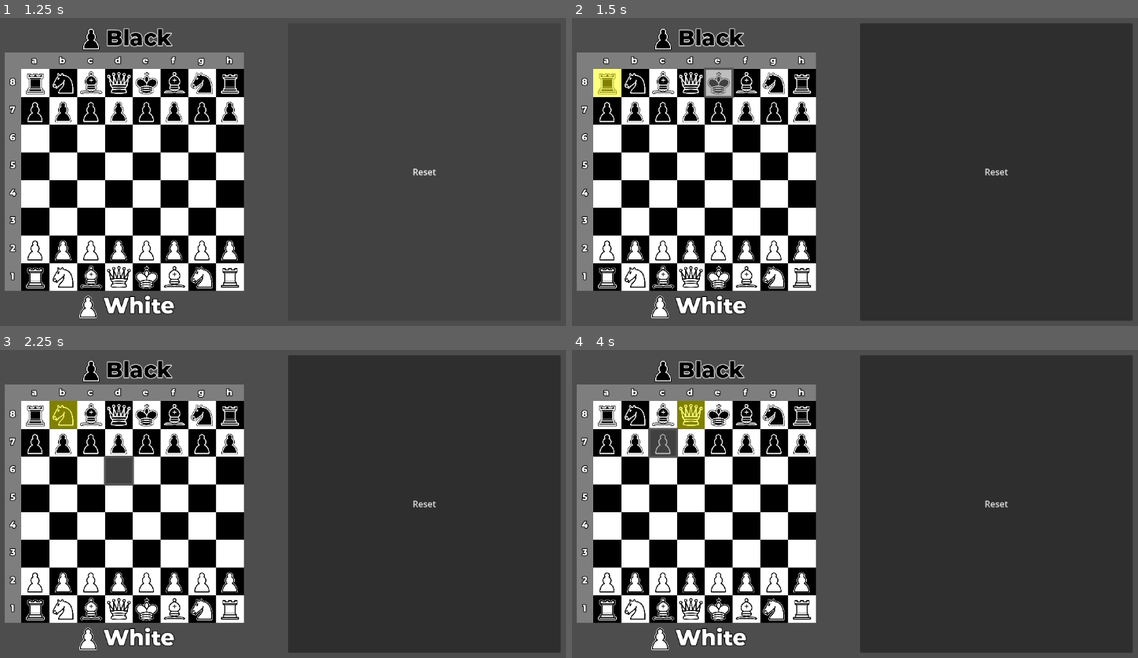
Above: before the commit, frames 1-4 (two rows, left to right).
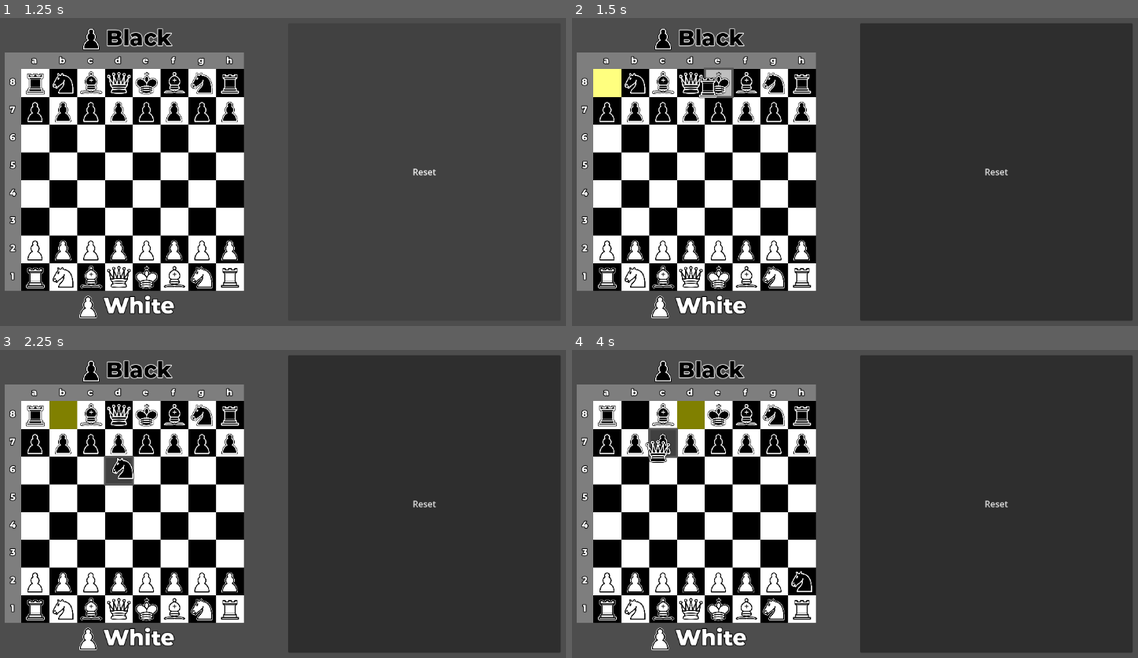
Above: after the commit, the same moments.

Repository: libardia/godot-dumb-chess
Game: Godot game, scene res://scenes/main/main.tscn
Two runs of this game, one before a commit and one after it. Both use one fixed random seed, a clock stepped at 60 frames per second and the inputs below.
Inputs (mouse positions are in pixels of both pictures, inside the frame that each line leads up to):
- Up to frame 1 (1.25 s): click "Reset" at 0.5 s
- Up to frame 2 (1.5 s): drag from (605, 82) to (911, 95) at 1.27 s
- Up to frame 3 (2.25 s): drag from (62, 414) to (243, 574) at 2.02 s
- Up to frame 4 (4 s): move the mouse to (662, 414) at 2.77 s; click (662, 414) at 2.85 s; drag from (690, 414) to (656, 451) at 3.52 s

Frame 1 is identical in both runs. In frame 2, 0.4% of the frame differs, in the area x 4-28%, y 17-27%; in frame 3, 0.3%; in frame 4, 0.6%, in the area x 9-43%, y 17-79%.

Commit message:
move pieces

Diff:
--- /dev/null
+++ b/global/board_data.gd
@@ -0,0 +1,14 @@
+extends Node
+
+
+signal square_size_changed
+
+
+var square_size: Vector2:
+    set(value):
+        square_size = value
+        square_size_changed.emit()
+
+var cursor_follow: PieceDragProxy
+
+var hovered_square: Square
--- a/global/piece_data.gd
+++ /dev/null
@@ -1,5 +0,0 @@
-class_name PieceData
-
-
-enum Side { WHITE, BLACK }
-enum Type { KING,  QUEEN, BISHOP, KNIGHT, ROOK, PAWN }
--- a/obj/board/board.gd
+++ b/obj/board/board.gd
@@ -2,7 +2,7 @@
 extends Container
 
 
-enum ChessCoord {
+enum Coord {
     A8, B8, C8, D8, E8, F8, G8, H8,
     A7, B7, C7, D7, E7, F7, G7, H7,
     A6, B6, C6, D6, E6, F6, G6, H6,
@@ -12,49 +12,57 @@
     A2, B2, C2, D2, E2, F2, G2, H2,
     A1, B1, C1, D1, E1, F1, G1, H1,
 }
-enum MoveError {
-    OK,
-    NO_MOVE, CAPTURE_OWN_COLOR
-}
 
 
-var _init_setup: Dictionary[ChessCoord, String]
+var _init_setup: Dictionary[Coord, String]
 var squares: Array[Square]
 
 
 func _ready() -> void:
-    squares.assign(%BoardSquares.get_children())
+    var board_squares: GridContainer = %BoardSquares
+    squares.assign(board_squares.get_children())
+    board_squares.mouse_exited.connect(func() -> void:
+        BoardData.hovered_square = null
+    )
     for i in squares.size():
-        var c := i as ChessCoord
+        var c := i as Coord
         var sq := squares[i]
         sq.board = self
-        if sq.piece:
-            _init_setup[c] = sq.piece.scene_file_path
-    #resized.connect(func() -> void: squares[0].size)
+        if sq.held:
+            _init_setup[c] = sq.held.scene_file_path
+    squares[0].resized.connect(func() -> void:
+        BoardData.square_size = squares[0].size
+    )
 
 
 func reset_board() -> void:
     for sq in squares:
-        if sq.piece: sq.piece.free()
-    for c: ChessCoord in _init_setup.keys():
+        if sq.held: sq.held.free()
+    for c: Coord in _init_setup.keys():
         squares[c].add_child(load(_init_setup[c]).instantiate())
 
 
-func move(from: ChessCoord, to: ChessCoord) -> void:
+func move(from: Coord, to: Coord) -> void:
     if move_is_legal(from, to):
         var sqf := squares[from]
         var sqt := squares[to]
-        if sqt.piece:
-            sqt.piece.free()
-        sqf.piece.reparent(sqt, false)
+        if sqt.held:
+            sqt.held.free()
+        sqf.held.reparent(sqt, false)
 
 
-func move_is_legal(from: ChessCoord, to: ChessCoord) -> MoveError:
+func move_is_legal(from: Coord, to: Coord) -> bool:
     var sqf := squares[from]
-    var pf := sqf.piece
+    var pf := sqf.held
     var sqt := squares[to]
-    var pt := sqt.piece
-    if not pf: return MoveError.NO_MOVE
-    if pt and pt.color == pf.color: return MoveError.CAPTURE_OWN_COLOR
+    var pt := sqt.held
+    if not pf: return false # no piece to move
+    if pt and pt.color == pf.color: return false # can't capture own color
     #TODO: SO MANY MORE CHECKS
-    return MoveError.OK
+    return true
+
+
+func square_at(rank: int, file: int) -> Square:
+    var x := file - 1
+    var y := 8 - rank
+    return squares[8*y+x]
--- a/obj/board/square.gd
+++ b/obj/board/square.gd
@@ -1,41 +1,53 @@
 class_name Square
 extends Container
+
 
 @onready var highlight_hover: Panel = %HighlightHover
 @onready var highlight_pressed: Panel = %HighlightPressed
 
+var coord: Board.Coord
 var board: Board
-var piece: Piece
+var held: Piece
 var _hovered: bool
 var _pressed: bool
 
 
 func _enter_tree() -> void:
+    coord = Board.Coord[name]
     child_entered_tree.connect(func(child: Node) -> void:
         if child is Piece:
-            child.square = self
-            piece = child
+            held = child
+            held.board_position = coord
     )
     child_exiting_tree.connect(func(child: Node) -> void:
         if child is Piece:
-            child.square = null
-            piece = null
+            held = null
     )
 
 
 func _ready() -> void:
-    gui_input.connect(_track_pressed)
+    gui_input.connect(_on_gui_input)
     mouse_entered.connect(_on_hover_change.bind(true))
     mouse_exited.connect(_on_hover_change.bind(false))
 
 
-func _track_pressed(event: InputEvent) -> void:
+func _on_gui_input(event: InputEvent) -> void:
     if event.is_action(&"mouse_left"):
         _pressed = event.is_pressed()
         highlight_pressed.visible = _pressed
-        # _pressed changed, so refresh hovered
         _on_hover_change(_hovered)
+        var cf := BoardData.cursor_follow
+        if _pressed:
+            if not cf.held and held:
+                cf.pick_up(held)
+        elif cf.held:
+            var hsq := BoardData.hovered_square
+            if hsq:
+                board.move(cf.original_coord, hsq.coord)
+            cf.drop()
+
 
 func _on_hover_change(hovered: bool) -> void:
     _hovered = hovered
+    if hovered: BoardData.hovered_square = self
     highlight_hover.visible = not _pressed and _hovered
--- a/obj/pieces/piece.gd
+++ b/obj/pieces/piece.gd
@@ -2,7 +2,11 @@
 extends TextureRect
 
 
-@export var color: PieceData.Side
-@export var type: PieceData.Type
+enum ChessColor { WHITE, BLACK }
+enum Type { KING,  QUEEN, BISHOP, KNIGHT, ROOK, PAWN }
 
-var square: Square
+
+@export var color: ChessColor
+@export var type: Type
+
+var board_position: Board.Coord
--- a/obj/pieces/piece.tscn
+++ b/obj/pieces/piece.tscn
@@ -3,6 +3,7 @@
 [ext_resource type="Script" uid="uid://n2140n25srxt" path="res://obj/pieces/piece.gd" id="1_evm6l"]
 
 [node name="Piece" type="TextureRect" unique_id=1394092176]
+z_index = 3
 custom_minimum_size = Vector2(32, 32)
 offset_right = 32.0
 offset_bottom = 32.0
--- a/project.godot
+++ b/project.godot
@@ -22,6 +22,7 @@
 [autoload]
 
 InputDetector="*uid://c2qsh6370ql0"
+BoardData="*uid://u3acj5570m6u"
 
 [debug]
 
--- /dev/null
+++ b/scenes/main/cursor_follow.gd
@@ -0,0 +1,41 @@
+class_name PieceDragProxy
+extends MarginContainer
+
+
+@onready var texture_rect: TextureRect = %TextureRect
+
+var held: Piece
+var original_coord: Board.Coord
+
+
+func _enter_tree() -> void:
+    BoardData.cursor_follow = self
+    BoardData.square_size_changed.connect(func() -> void:
+        size = BoardData.square_size
+    )
+    child_entered_tree.connect(func(child: Node) -> void:
+        if child is Piece:
+            held = child
+            original_coord = child.board_position
+    )
+    child_exiting_tree.connect(func(child: Node) -> void:
+        if child is Piece:
+            held = null
+    )
+
+
+func _process(_delta: float) -> void:
+    global_position = get_global_mouse_position() - size / 2
+
+
+func pick_up(piece: Piece) -> void:
+    original_coord = piece.board_position
+    texture_rect.texture = piece.texture
+    piece.visible = false
+    held = piece
+
+
+func drop() -> void:
+    texture_rect.texture = null
+    held.visible = true
+    held = null
--- /dev/null
+++ b/scenes/main/cursor_follow.tscn
@@ -0,0 +1,14 @@
+[gd_scene format=3 uid="uid://b6djhgmph6lda"]
+
+[ext_resource type="Script" uid="uid://ioeiacohxksa" path="res://scenes/main/cursor_follow.gd" id="1_cy6fg"]
+
+[node name="CursorFollow" type="MarginContainer" unique_id=1412999318]
+z_index = 5
+mouse_filter = 2
+script = ExtResource("1_cy6fg")
+
+[node name="TextureRect" type="TextureRect" parent="." unique_id=729567682]
+unique_name_in_owner = true
+layout_mode = 2
+expand_mode = 1
+stretch_mode = 5
--- a/scenes/main/main.tscn
+++ b/scenes/main/main.tscn
@@ -1,5 +1,6 @@
 [gd_scene format=3 uid="uid://dr4psr1xll6yx"]
 
+[ext_resource type="PackedScene" uid="uid://b6djhgmph6lda" path="res://scenes/main/cursor_follow.tscn" id="1_6q06x"]
 [ext_resource type="PackedScene" uid="uid://65hjy31oeqrk" path="res://scenes/main/player_indicator_black.tscn" id="1_l3cfh"]
 [ext_resource type="PackedScene" uid="uid://c27y5pk1sjr1p" path="res://obj/board/board.tscn" id="2_6q06x"]
 [ext_resource type="PackedScene" uid="uid://bj2odlx6jk2op" path="res://scenes/main/player_indicator_white.tscn" id="3_k2fmo"]
@@ -12,6 +13,9 @@
 anchor_bottom = 1.0
 grow_horizontal = 2
 grow_vertical = 2
+
+[node name="CursorFollow" parent="." unique_id=1412999318 instance=ExtResource("1_6q06x")]
+layout_mode = 0
 
 [node name="BoxContainer" type="HBoxContainer" parent="." unique_id=1043255135]
 layout_mode = 1
Not shown, added: global/board_data.gd.uid
Not shown, removed: global/piece_data.gd.uid
Not shown, added: scenes/main/cursor_follow.gd.uid
